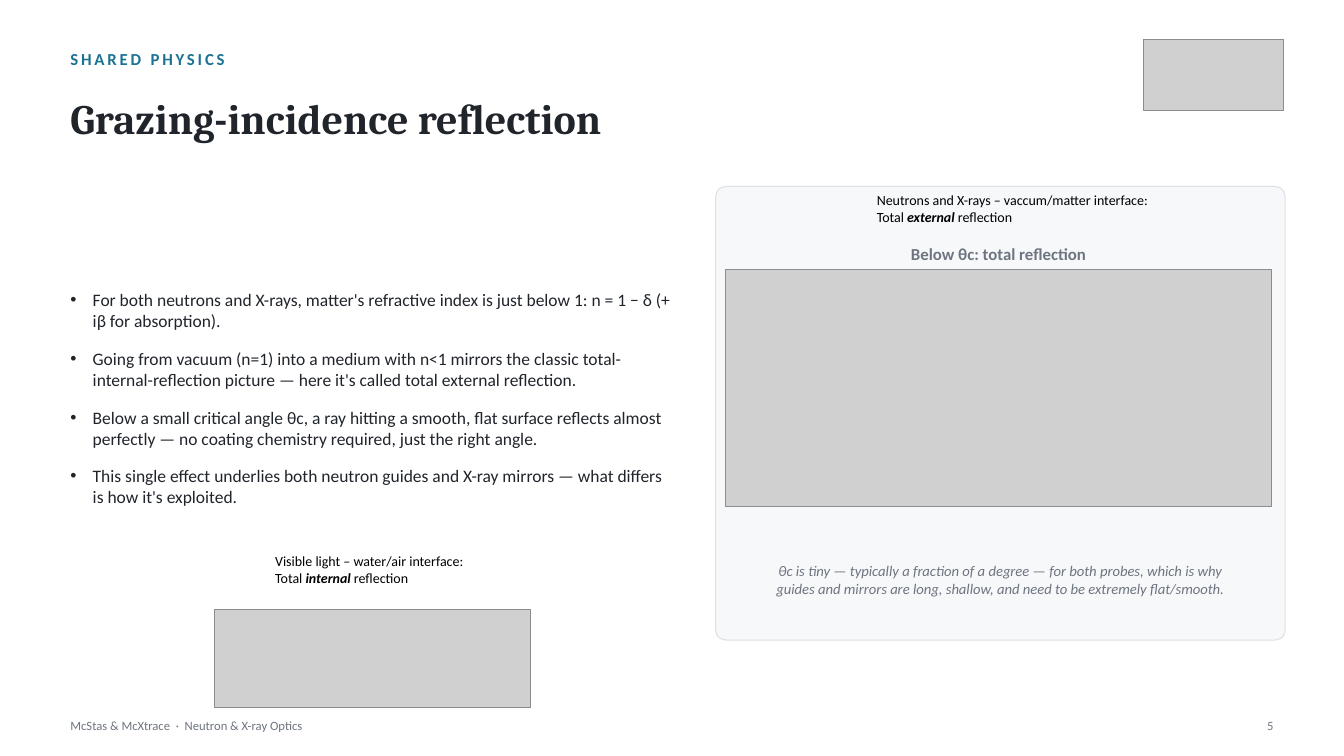
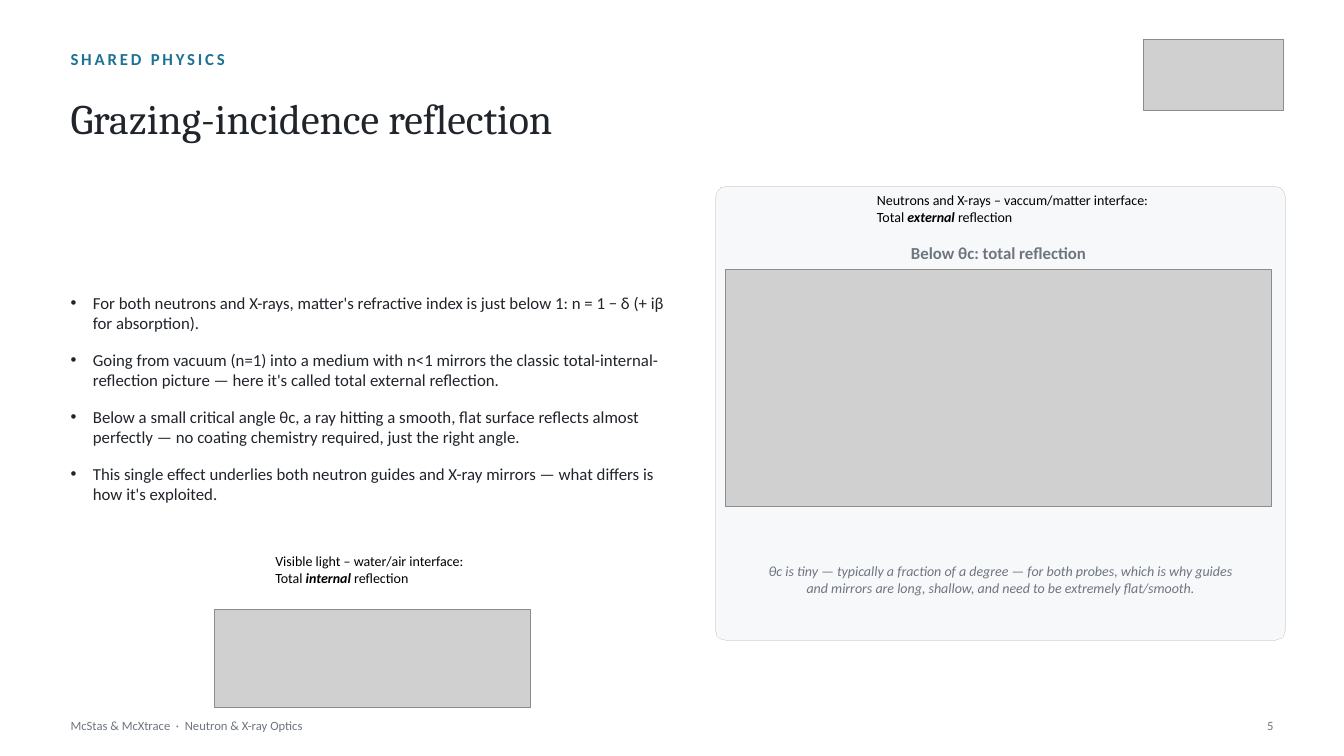
Before and after one commit to mccode-dev/PaNRAID, a slide deck: slide 5 of 22_September_Tuesday/03_morning_sources_detectors/Optics/McStas_McXtrace_Optics.pptx. Drawn at 1344x756 pixels with LibreOffice and Linux fonts; fonts in the diff are those of the drawing; grey boxes stand for pictures. Boxes give left, top, right and bottom in pixels: in the first picture for what was removed or moved away, otherwise in the second. Text is boxed around its words. In the diff, an @@ line names an element or a change of style, - is before the commit and + after.

```diff
--- a/22_September_Tuesday/03_morning_sources_detectors/Optics/McStas_McXtrace_Optics.pptx
+++ b/22_September_Tuesday/03_morning_sources_detectors/Optics/McStas_McXtrace_Optics.pptx
@@ text "Grazing-incidence reflection" at [71,104,552,144]: bold off @@
@@ text "For both neutrons and X-rays, ..." at [93,297,664,503]: size 12.5 to 12 pt @@
@@ text "θc is tiny — typically ...": place and size @@
-text "θc is tiny — typically ..." at [776,566,1224,597]
+text "θc is tiny — typically ..." at [769,566,1232,596]
@@ text "θc is tiny — typically ..." at [769,566,1232,596]: size 10.5 to 10 pt @@
```
Also in this commit, not shown: 16 other slides changed, 1 other file.
